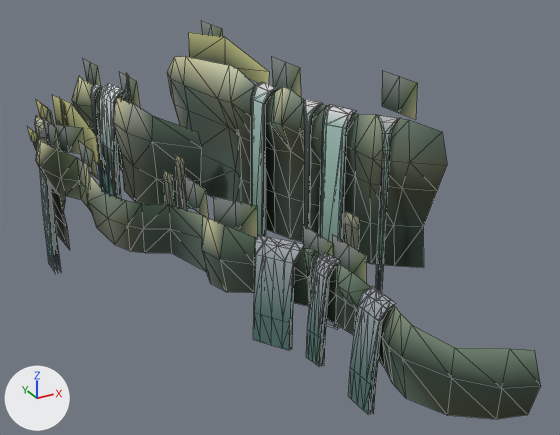
Before and after pictures for a commit that changed the glTF model Project/area/2 dino jungle/act 1/environment/model/09Scenery.gltf.
The view is the same before and after, from a 50 mm camera at (-788.4, 891.0, -152.8) aimed at (-692.5, 1065.4, -240.0). Every picture has the same lights, and +X, +Y and +Z are marked at lower left. Mesh edges are drawn as thin lines. Vertices at the same position are counted once.

Script lines for the objects in view, before the commit:
```python
me_stg020_p20_mesh_27_001 = bpy.data.meshes.new('stg020_p20_Mesh_27.001')
me_stg020_p20_mesh_27_001.from_pydata(...)  # 90 vertices, 60 faces; spans x -740.0..-676.0, y 1015.0..1171.0, z -239.0..-191.0
me_stg020_p20_mesh_27_001.materials.append(mat_imposter_trees)
me_stg020_p20_mesh_38_001 = bpy.data.meshes.new('stg020_p20_Mesh_38.001')
me_stg020_p20_mesh_38_001.from_pydata(...)  # 42 vertices, 28 faces; spans x -731.2..-695.6, y 1022.7..1153.6, z -241.7..-207.4
me_stg020_p20_mesh_38_001.materials.append(mat_imposter_long_cactus)
me_stg020_p20_mesh_42_001 = bpy.data.meshes.new('stg020_p20_Mesh_42.001')
me_stg020_p20_mesh_42_001.from_pydata(...)  # 42 vertices, 28 faces; spans x -731.2..-695.6, y 1022.7..1153.6, z -229.6..-204.4
me_stg020_p20_mesh_42_001.materials.append(mat_imposter_long_cactus_top)
me_stg020_p20_mesh_6 = bpy.data.meshes.new('stg020_p20_Mesh_6')
me_stg020_p20_mesh_6.from_pydata(...)  # 12 vertices, 8 faces; spans x -729.5..-697.5, y 1060.3..1167.4, z -238.2..-192.5
me_stg020_p20_mesh_6.materials.append(mat_imposter_foliage)
ob_stg020_p20_mesh_27_001 = bpy.data.objects.new('stg020_p20_Mesh_27.001', me_stg020_p20_mesh_27_001)
ob_stg020_p20_mesh_27_001.location = (0.0, 0.0, 0.0)
ob_stg020_p20_mesh_38_001 = bpy.data.objects.new('stg020_p20_Mesh_38.001', me_stg020_p20_mesh_38_001)
ob_stg020_p20_mesh_38_001.location = (0.0, 0.0, 0.0)
ob_stg020_p20_mesh_42_001 = bpy.data.objects.new('stg020_p20_Mesh_42.001', me_stg020_p20_mesh_42_001)
ob_stg020_p20_mesh_42_001.location = (0.0, 0.0, 0.0)
ob_stg020_p20_mesh_6 = bpy.data.objects.new('stg020_p20_Mesh_6', me_stg020_p20_mesh_6)
ob_stg020_p20_mesh_6.location = (0.0, 0.0, 0.0)
# also in view: 'stg020_o20_Mesh_8.001' at (-710.1, 1077.9, -234.6); 'stg020_falls_w_20_Mesh_0000.001' at (-712.7, 1078.1, -240.7)
```
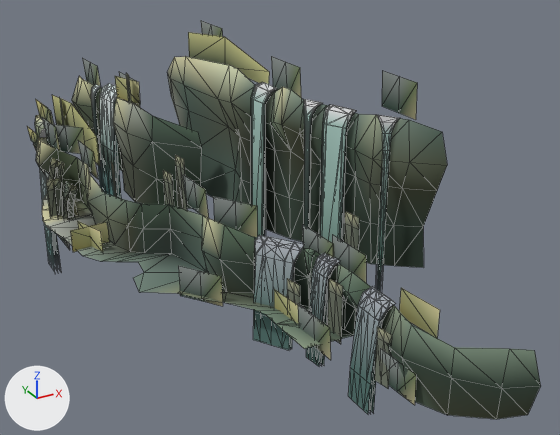
Commit message: Fix DJ Ending scenery culling

What differs and where, as boxes [x1, y1, x2, y2] in the pictures (560 x 435 px):
'stg020_p20_Mesh_27.001', reshaped (46% taller): before [27, 21, 417, 283]; after [27, 21, 417, 405]
'stg020_o20_Mesh_28.001', added: after [42, 194, 353, 349]
'stg020_p20_Mesh_38.001', reshaped: before [61, 84, 359, 250]; after [47, 84, 391, 388]
'stg020_p20_Mesh_0.001', added: after [115, 76, 440, 338]
'stg020_p20_Mesh_0.002', added: after [70, 221, 299, 324]
'stg020_p20_Mesh_42.001', reshaped (15% wider, 73% taller): before [60, 73, 360, 229]; after [46, 73, 392, 344]
part 1 of me_stg020_p20_mesh_27_001, added: after [178, 266, 223, 306]
part 2 of me_stg020_p20_mesh_27_001, added: after [298, 304, 331, 360]
part 3 of me_stg020_p20_mesh_27_001, added: after [380, 348, 416, 405]
part 4 of me_stg020_p20_mesh_38_001, added: after [287, 289, 300, 305]
part 5 of me_stg020_p20_mesh_38_001, added: after [374, 338, 391, 388]
part 6 of me_stg020_p20_mesh_38_001, added: after [328, 290, 343, 344]
part 7 of me_stg020_p20_mesh_38_001, added: after [49, 167, 63, 183]
part 8 of me_stg020_p20_mesh_38_001, added: after [63, 192, 70, 220]
part 9 of me_stg020_p20_mesh_38_001, added: after [62, 189, 76, 219]
part 10 of me_stg020_p20_mesh_38_001, added: after [47, 189, 63, 217]
part 11 of me_stg020_p20_mesh_42_001, added: after [287, 278, 300, 296]
part 12 of me_stg020_p20_mesh_42_001, added: after [377, 326, 392, 344]
part 13 of me_stg020_p20_mesh_42_001, added: after [329, 279, 343, 298]
part 14 of me_stg020_p20_mesh_42_001, added: after [46, 178, 61, 191]
part 15 of me_stg020_p20_mesh_42_001, added: after [50, 158, 64, 170]
part 16 of me_stg020_p20_mesh_42_001, added: after [64, 182, 77, 195]

The change, as a list of edits to the scene's bpy script:
```text
Add mat_shrub:
    mat_shrub = bpy.data.materials.new('Shrub')
    # nodes: BsdfPrincipled, Math, Mix, OutputMaterial, VertexColor
    # colours: white #e7e7e7
Add mat_grass:
    mat_grass = bpy.data.materials.new('Grass')
    # nodes: BsdfPrincipled, Mix, OutputMaterial, VertexColor
    # colours: white #e7e7e7
Change me_stg020_p20_mesh_27_001:
    where me_stg020_p20_mesh_27_001.from_pydata(...)  # 90 vertices, 60 faces; spans x -740.0..-676.0, y 1015.0..1171.0, z -239.0..-191.0
    me_stg020_p20_mesh_27_001 part 1: the loose piece of 6 vertices spanning x -717.0..-709.0, y 1046.0..1056.0, z -235.0..-225.0 is copied, and the copy is moved by (-11.0, -2.0, -15.0); it spans x -728.0..-720.0, y 1044.0..1054.0, z -250.0..-241.0
    me_stg020_p20_mesh_27_001 part 2: the loose piece of 6 vertices spanning x -701.0..-698.0, y 1015.0..1027.0, z -237.0..-227.0 is copied, and the copy is moved by (-10.0, -1.0, -15.0); it spans x -710.0..-708.0, y 1013.0..1025.0, z -252.0..-242.0
    me_stg020_p20_mesh_27_001 part 3: the loose piece of 6 vertices spanning x -701.0..-698.0, y 1015.0..1027.0, z -237.0..-227.0 is copied, and the copy is moved by (-4.0, -25.0, -15.0); it spans x -704.0..-702.0, y 991.0..1002.0, z -251.0..-242.0
Change me_stg020_p20_mesh_38_001:
    remove me_stg020_p20_mesh_38_001.from_pydata(...)  # 42 vertices, 28 faces; spans x -731.2..-695.6, y 1022.7..1153.6, z -241.7..-207.4
    add me_stg020_p20_mesh_38_001.from_pydata(...)  # 148 vertices, 139 faces; spans x -745.1..-695.6, y 998.5..1153.6, z -254.2..-207.4
    me_stg020_p20_mesh_38_001 part 4: the loose piece of 6 vertices spanning x -696.4..-695.6, y 1022.7..1027.2, z -238.1..-225.9 is copied, and the copy is moved by (-12.6, 4.5, -16.1); it spans x -709.1..-708.2, y 1027.2..1031.8, z -254.2..-242.1
    me_stg020_p20_mesh_38_001 part 5: the loose piece of 6 vertices spanning x -696.4..-695.6, y 1022.7..1027.2, z -238.1..-225.9 is copied, and the copy is scaled about its middle by 0.881, then moved by (-7.7, -24.4, -13.9); it spans x -704.1..-703.4, y 998.5..1002.5, z -251.3..-240.6
    me_stg020_p20_mesh_38_001 part 6: the loose piece of 6 vertices spanning x -696.4..-695.6, y 1022.7..1027.2, z -238.1..-225.9 is copied, and the copy is moved by (-7.3, -5.1, -13.1); it spans x -703.7..-702.9, y 1017.5..1022.1, z -251.1..-239.0
    me_stg020_p20_mesh_38_001 part 7: a new loose piece of 29 vertices spanning x -743.6..-737.8, y 1120.6..1124.8, z -249.8..-234.5, in mat_imposter_long_cactus
    me_stg020_p20_mesh_38_001 part 8: a new loose piece of 15 vertices spanning x -741.8..-737.3, y 1112.0..1113.4, z -250.6..-239.2, in mat_imposter_long_cactus
    me_stg020_p20_mesh_38_001 part 9: a new loose piece of 15 vertices spanning x -741.5..-737.6, y 1111.4..1114.0, z -250.6..-239.1, in mat_imposter_long_cactus
    me_stg020_p20_mesh_38_001 part 10: a new loose piece of 14 vertices spanning x -745.1..-740.5, y 1113.5..1118.1, z -251.5..-239.3, in mat_imposter_long_cactus
Change me_stg020_p20_mesh_42_001:
    remove me_stg020_p20_mesh_42_001.from_pydata(...)  # 42 vertices, 28 faces; spans x -731.2..-695.6, y 1022.7..1153.6, z -229.6..-204.4
    add me_stg020_p20_mesh_42_001.from_pydata(...)  # 106 vertices, 76 faces; spans x -745.1..-695.6, y 998.5..1153.6, z -242.1..-204.4
    me_stg020_p20_mesh_42_001 part 11: the loose piece of 6 vertices spanning x -696.4..-695.6, y 1022.7..1027.2, z -225.9..-223.0 is copied, and the copy is moved by (-12.6, 4.5, -16.1); it spans x -709.1..-708.2, y 1027.2..1031.8, z -242.1..-239.1
    me_stg020_p20_mesh_42_001 part 12: the loose piece of 6 vertices spanning x -696.4..-695.6, y 1022.7..1027.2, z -225.9..-223.0 is copied, and the copy is scaled about its middle by 0.881, then moved by (-7.7, -24.4, -14.8); it spans x -704.1..-703.4, y 998.5..1002.5, z -240.6..-238.0
    me_stg020_p20_mesh_42_001 part 13: the loose piece of 6 vertices spanning x -696.4..-695.6, y 1022.7..1027.2, z -225.9..-223.0 is copied, and the copy is moved by (-7.3, -5.1, -13.1); it spans x -703.7..-702.9, y 1017.5..1022.1, z -239.0..-236.0
    me_stg020_p20_mesh_42_001 part 14: a new loose piece of 14 vertices spanning x -745.1..-740.5, y 1113.5..1118.1, z -239.3..-236.4, in mat_imposter_long_cactus_top
    me_stg020_p20_mesh_42_001 part 15: a new loose piece of 14 vertices spanning x -741.7..-737.2, y 1121.0..1125.2, z -236.6..-231.9, in mat_imposter_long_cactus_top
    me_stg020_p20_mesh_42_001 part 16: 18 vertices added at x -740.6..-736.6, y 1110.5..1114.3, z -240.8..-236.6
Add ob_stg020_p20_mesh_0_002:
    ob_stg020_p20_mesh_0_002 = bpy.data.objects.new('stg020_p20_Mesh_0.002', me_stg020_p20_mesh_0_002)  # 12 vertices, 6 faces; spans x -745.1..-708.7, y 1025.7..1095.7, z -250.8..-242.3
    ob_stg020_p20_mesh_0_002.location = (0.0, 0.0, 0.0)
Add ob_stg020_o20_mesh_28_001:
    ob_stg020_o20_mesh_28_001 = bpy.data.objects.new('stg020_o20_Mesh_28.001', me_stg020_o20_mesh_28_001)  # 41 vertices, 39 faces; spans x -747.7..-699.8, y 1016.9..1137.3, z -249.9..-246.5
    ob_stg020_o20_mesh_28_001.location = (0.0, 0.0, 0.0)
Add ob_stg020_p20_mesh_0_001:
    ob_stg020_p20_mesh_0_001 = bpy.data.objects.new('stg020_p20_Mesh_0.001', me_stg020_p20_mesh_0_001)  # 8 vertices, 4 faces; spans x -721.6..-696.5, y 992.7..1113.7, z -237.8..-206.7
    ob_stg020_p20_mesh_0_001.location = (0.0, 0.0, 0.0)
```
